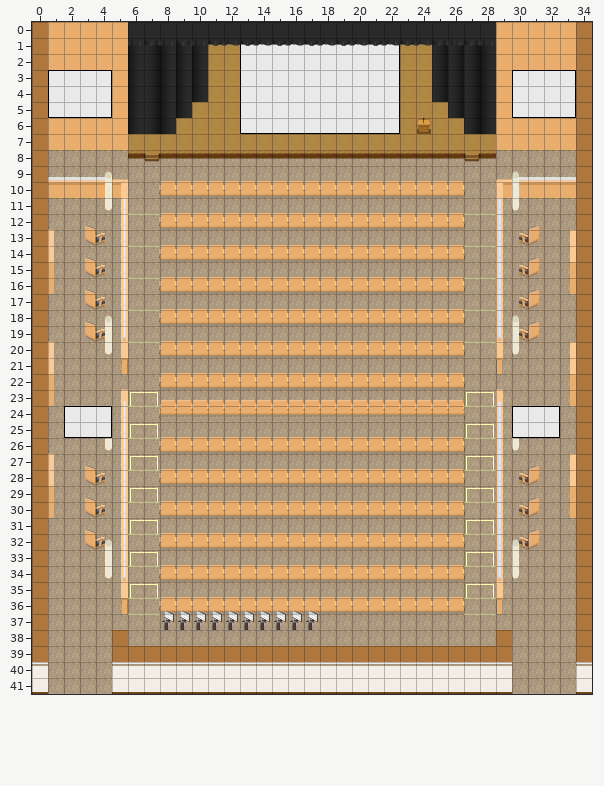
Two states of a Tiled map (JSON), maps/UCC_Theatre.json. This is how it looked before the edit.
Cells are 32x32 px. Shown: x 0..34, y 0..41.
The result:
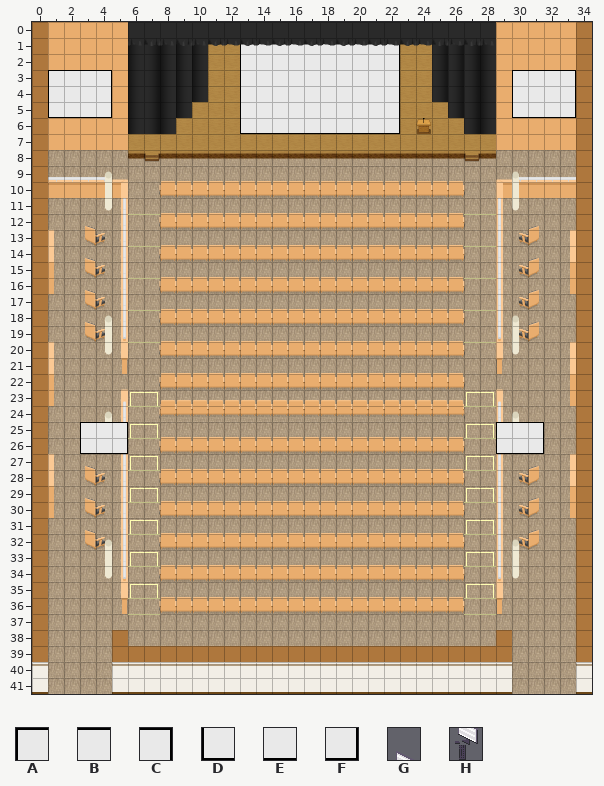
Key: from "Theatre": A 201, B 202, C 203, D 251, E 252, F 253; from "WA_Miscellaneous": G 21, H 31.
_ is an empty cell.
Edits made:
Layer "aboveFurniture":
y 36: x 8..17 GGGGGGGGGG -> __________
y 37: x 8..17 HHHHHHHHHH -> __________
Layer "abovePlayer1":
y 24: x 2..4 ABC -> ___; x 30..32 ABC -> ___
y 25: x 2..5 DEF_ -> _ABC; x 29..32 _DEF -> ABC_
y 26: x 3..5 ___ -> DEF; x 29..31 ___ -> DEF
